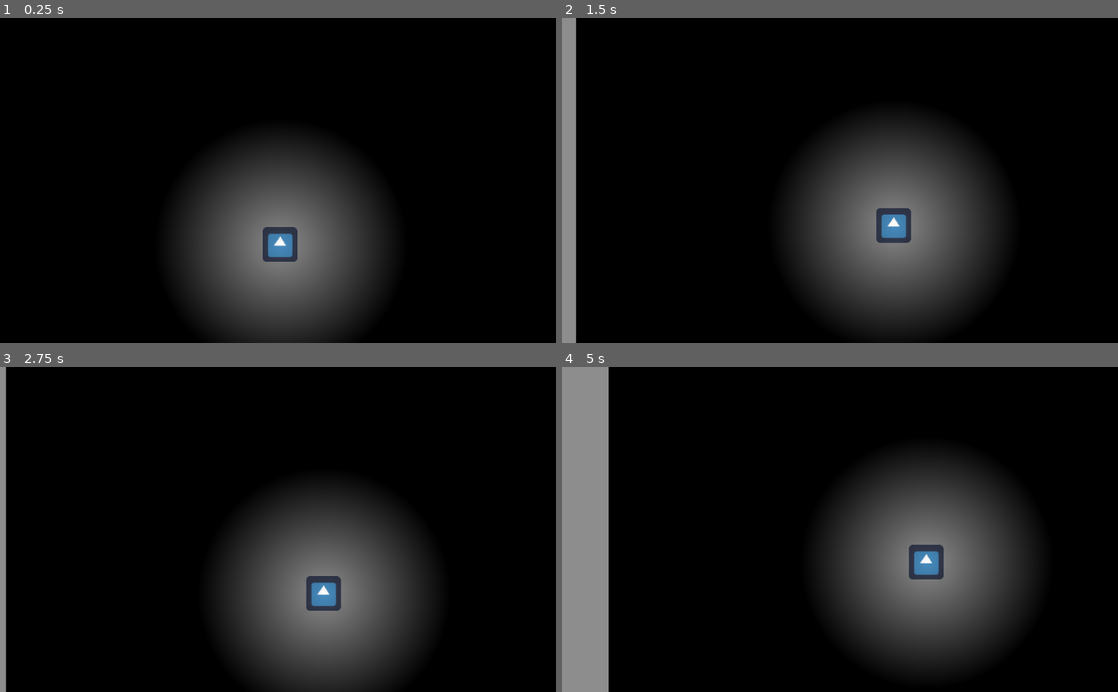
Above: before the commit, frames 1-4 (two rows, left to right).
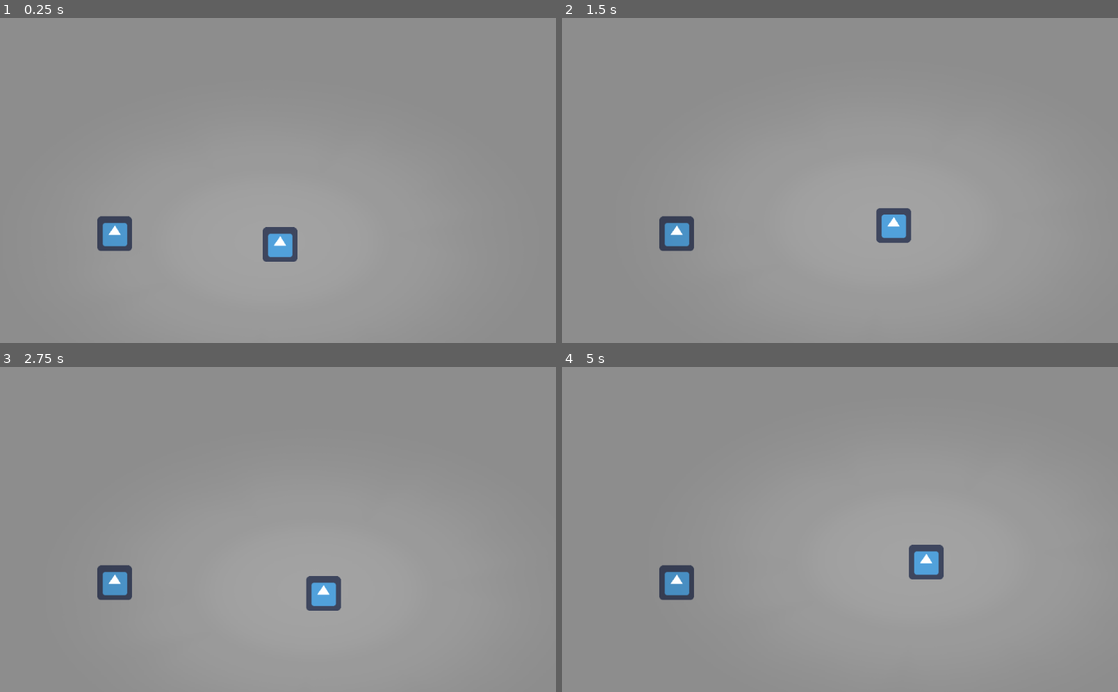
Above: after the commit, the same moments.

Repository: carlosecb/meeting_jam
Game: Godot game, scene res://Node2D.tscn
The game is run twice, just before and just after one commit, with the same random seed, the same clock (stepped at 60 frames per second) and the same inputs. The engine's default icon, where the game draws it, is replaced by a stand-in: a white triangle on a blue panel in a dark square.
Inputs:
- Up to frame 1 (0.25 s): no input
- Up to frame 2 (1.5 s): tap Enter at 0.5 s; hold D (right) from 0.53 s (still down); tap Space (jump) at 0.77 s
- Up to frame 3 (2.75 s): tap Space (jump) at 1.52 s; release D (right) at 2.03 s; hold A (left) from 2.03 s (still down)
- Up to frame 4 (5 s): release A (left) at 2.78 s; hold D (right) 2.78-4.28 s; tap Space (jump) at 3.02, 3.77, 4.52 s; hold A (left) from 4.28 s (still down)

The runs differ from the first frame. In frame 1, 100% of the frame differs, in the area x 0-100%, y 0-100%; in frame 2, 97%; in frame 3, 99%; in frame 4, 91%.

Commit message:
Add light

Diff:
--- a/src/Node2D.tscn
+++ b/src/Node2D.tscn
@@ -18,7 +18,6 @@
 texture = ExtResource( 1 )
 
 [node name="StaticBody2D" type="StaticBody2D" parent="."]
-editor/display_folded = true
 position = Vector2( 211.186, 398.374 )
 
 [node name="CollisionShape2D" type="CollisionShape2D" parent="StaticBody2D"]
@@ -31,11 +30,10 @@
 position = Vector2( 515.669, 414.122 )
 
 [node name="StaticBody2D2" type="StaticBody2D" parent="."]
-editor/display_folded = true
 position = Vector2( 514.083, 460.135 )
 __meta__ = {
 "_edit_group_": true
 }
 
 [node name="CollisionShape2D" type="CollisionShape2D" parent="StaticBody2D2"]
-shape = SubResource( 4 )
+shape = SubResource( 2 )
--- a/src/Player.tscn
+++ b/src/Player.tscn
@@ -4,6 +4,7 @@
 [ext_resource path="res://icon.png" type="Texture" id=2]
 [ext_resource path="res://gradient_circle.shader" type="Shader" id=3]
 [ext_resource path="res://background.png" type="Texture" id=4]
+[ext_resource path="res://light.png" type="Texture" id=5]
 
 [sub_resource type="RectangleShape2D" id=1]
 extents = Vector2( 31.1661, 31.2844 )
@@ -11,15 +12,10 @@
 [sub_resource type="ShaderMaterial" id=2]
 shader = ExtResource( 3 )
 
-[sub_resource type="CircleShape2D" id=3]
-radius = 148.608
-
 [node name="Player" type="KinematicBody2D"]
 script = ExtResource( 1 )
 
-[node name="sprite" type="Sprite" parent="."]
-
-[node name="icon" type="Sprite" parent="sprite"]
+[node name="icon" type="Sprite" parent="."]
 texture = ExtResource( 2 )
 
 [node name="CollisionShape2D" type="CollisionShape2D" parent="."]
@@ -27,14 +23,19 @@
 
 [node name="Camera2D" type="Camera2D" parent="."]
 
-[node name="Light" type="Area2D" parent="."]
+[node name="Light" type="Light2D" parent="."]
+scale = Vector2( 1, 0.6 )
+texture = ExtResource( 5 )
+energy = 0.4
+shadow_enabled = true
+shadow_color = Color( 0, 0, 0, 1 )
+shadow_gradient_length = 1.3
+shadow_filter = 5
+shadow_filter_smooth = 11.1
 
 [node name="gradint_circle_shader" type="Sprite" parent="Light"]
+visible = false
 material = SubResource( 2 )
 position = Vector2( 1.50732, 0.630249 )
 scale = Vector2( 9.16083, 9.16083 )
 texture = ExtResource( 4 )
-
-[node name="CollisionShape2D" type="CollisionShape2D" parent="Light"]
-position = Vector2( 1.19209e-07, 0 )
-shape = SubResource( 3 )
--- a/src/gradient_circle.shader
+++ b/src/gradient_circle.shader
@@ -7,5 +7,5 @@
 
 void fragment()
 {
-	COLOR = vec4(0.0, 0.0, 0.0, 5.0 * center_dist(vec2(UV.x-0.5, UV.y-0.5)));
+	COLOR = vec4(0.0, 0.0, 0.0, 2.0 * center_dist(vec2(UV.x-0.5, UV.y-0.5)));
 }
Not shown: 1 places in src/Node2D.tscn that only renumber resources
Binary file added: src/light.png
Not shown, added: src/light.png.import
